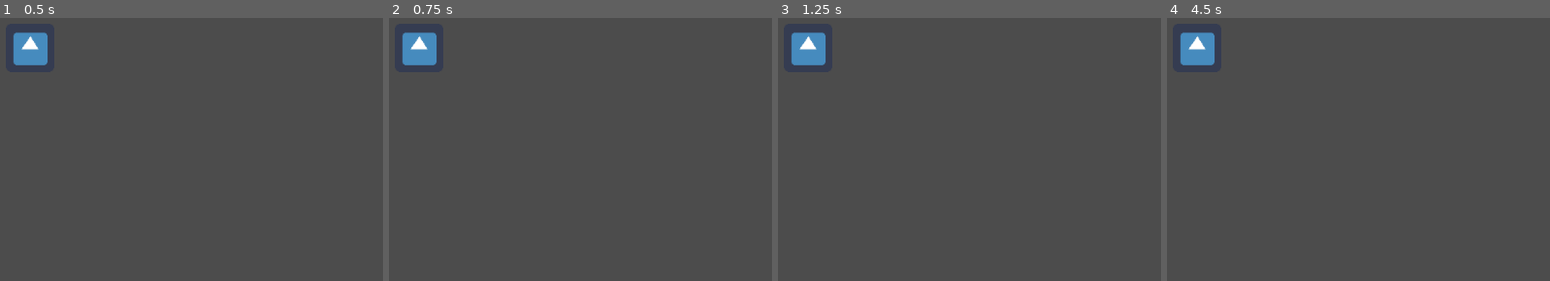
Above: before the commit, frames 1-4 (left to right).
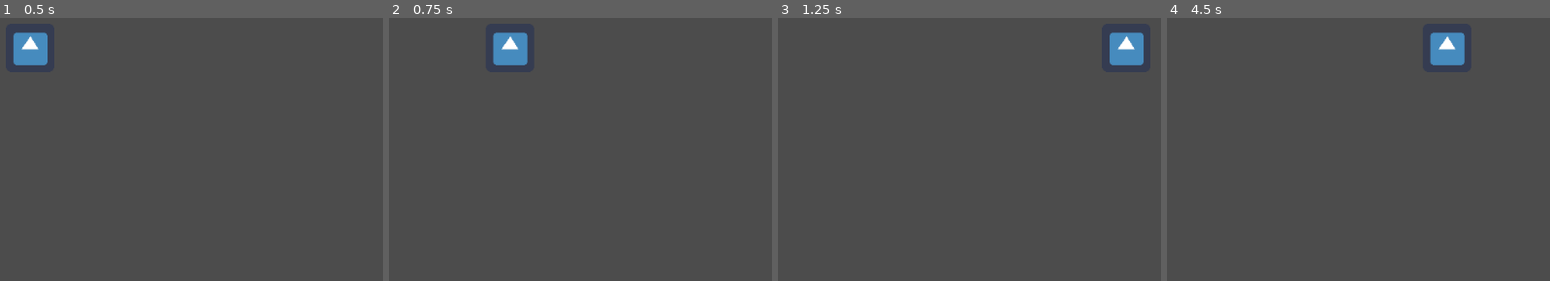
Above: after the commit, the same moments.

Repository: Tjulen/hot_garbage_game
Game: Godot game, scene res://scenes/main_scene.tscn
Same seed, same stepped clock (60 frames per second), same inputs: the game is played once before the commit and once after it. The project has no main scene, so this scene is started directly. The engine's default icon, where the game draws it, is replaced by a stand-in: a white triangle on a blue panel in a dark square.
Inputs:
- Up to frame 1 (0.5 s): no input
- Up to frame 2 (0.75 s): tap Enter at 0.5 s; hold D from 0.53 s (still down)
- Up to frame 3 (1.25 s): keep holding D
- Up to frame 4 (4.5 s): release D at 1.28 s; hold S 1.28-2.03 s; hold D 2.03-2.78 s; tap Space at 2.75 s; hold W 2.78-3.53 s; tap Enter at 3.5 s; hold A from 3.53 s (still down)

Frame 1 is identical in both runs. In frame 2, 2.2% of the frame differs, in the area x 3-37%, y 5-19%; in frame 3, 2.2%; in frame 4, 2.2%.

Commit message:
Movement script for character
Implemented

Diff:
--- a/godot/scripts/icon.gd
+++ b/godot/scripts/icon.gd
@@ -9,10 +9,23 @@
 	# Initialization here
 	pass
 
+var move_vec = Vector2(0, 0)
 
-var is_pressed = false
+const move_amount = 10
 
 func _process(delta):
 	# Called every frame. Delta is time since last frame.
 	# Update game logic here.
+	if Input.is_key_pressed(KEY_D):
+		move_vec.x = move_amount
+	elif Input.is_key_pressed(KEY_A):
+		move_vec.x = -move_amount
+	if Input.is_key_pressed(KEY_W):
+		move_vec.y = -move_amount
+	elif Input.is_key_pressed(KEY_S):
+		move_vec.y = move_amount
+
+	translate(move_vec)
+	move_vec.x = 0
+	move_vec.y = 0
 	pass
